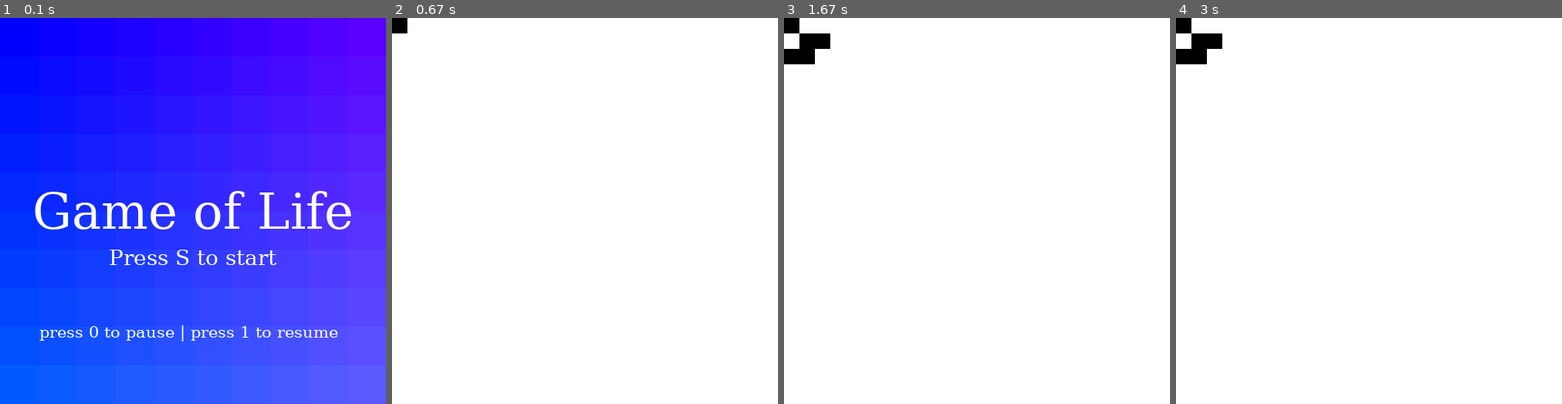
Above: before the commit, frames 1-4 (left to right).
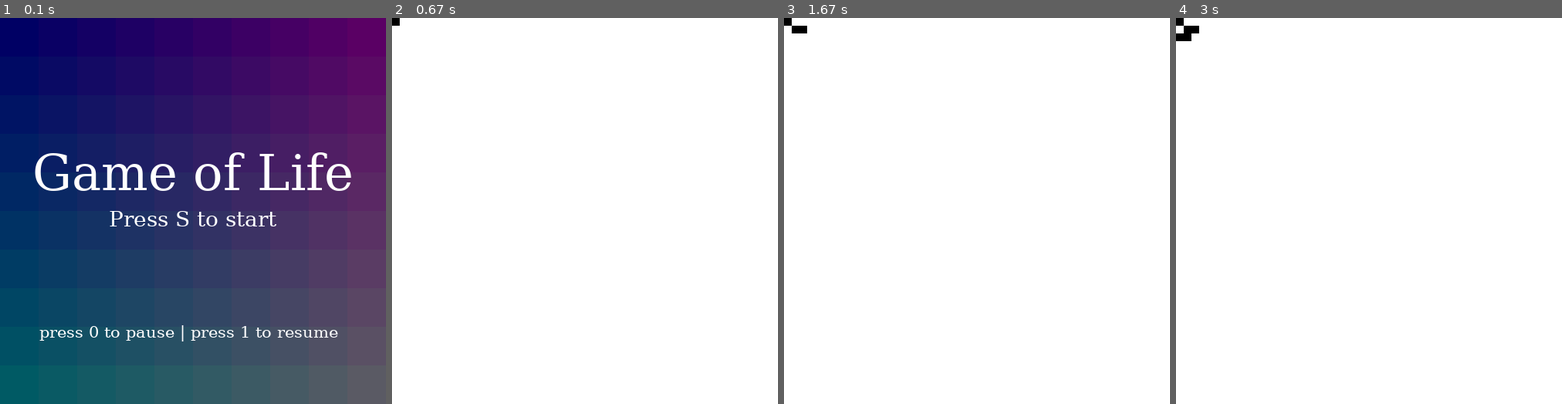
Above: after the commit, the same moments.

Repository: Lukasz-D1/WSB-Jezyki-Obiektowe
Game: pygame game, started from game-of-life/game-of-life/controllers/controller.py
Two runs of this game, one before a commit and one after it. Both use one fixed random seed, a clock stepped at 60 frames per second and the inputs below.
Inputs:
- Up to frame 1 (0.1 s): no input
- Up to frame 2 (0.67 s): tap S at 0.33 s
- Up to frame 3 (1.67 s): no input
- Up to frame 4 (3 s): no input

The runs differ from the first frame. In frame 1, 100% of the frame differs, in the area x 0-100%, y 0-100%; in frame 2, 0.1%; in frame 3, 0.8%; in frame 4, 0.8%.

Commit message:
Final touches to game-of-life

Diff:
--- a/game-of-life/game-of-life/controllers/controller.py
+++ b/game-of-life/game-of-life/controllers/controller.py
@@ -3,9 +3,9 @@
 from views import Visuals
 from random import randint
 
-NUM_ROWS = 25
-NUM_COLS = 25
-SIZE_OF_CELL = 20
+NUM_ROWS = 50       # 10 | 25 | 50
+NUM_COLS = 50       # 10 | 25 | 50
+SIZE_OF_CELL = 10   # 50 | 20 | 10
 
 
 class Controller:
@@ -18,7 +18,7 @@
         self.board = Board(NUM_ROWS, NUM_COLS)
         self.rules = StaticRules()
 
-    def app(self):
+    def app(self, entry_point):
         while self._running:
             for event in pygame.event.get():
                 if event.type == pygame.QUIT:
@@ -30,12 +30,17 @@
                         self.vis.game_running = True
                         self._run_game = True
 
-                        # Entry point (glider):
-                        self.board.matrix[0][0].is_alive = True
-                        self.board.matrix[1][1].is_alive = True
-                        self.board.matrix[1][2].is_alive = True
-                        self.board.matrix[2][0].is_alive = True
-                        self.board.matrix[2][1].is_alive = True
+                        if entry_point == 'glider':
+                            # Entry point (glider):
+                            self.board.matrix[0][0].is_alive = True
+                            self.board.matrix[1][1].is_alive = True
+                            self.board.matrix[1][2].is_alive = True
+                            self.board.matrix[2][0].is_alive = True
+                            self.board.matrix[2][1].is_alive = True
+                        else:
+                            # Entry point (random):
+                            for i in range(200):
+                                self.board.matrix[randint(0, 20)][randint(0, 20)].is_alive = True
                     if event.key == pygame.K_0:
                         self._run_game = False
                     if event.key == pygame.K_1:
@@ -52,7 +57,6 @@
             self._gen += 1
             for i in range(NUM_ROWS):
                 for j in range(NUM_COLS):
-                    #print(self.board.matrix[i][j].x, self.board.matrix[i][j].y, self.board.matrix[i][j].is_alive, self.board.matrix[i][j].cnt)
                     self.rules.check_neighbourhood(self.board, self.board.matrix[i][j].x, self.board.matrix[i][j].y)
                     if self.board.matrix[i][j].is_alive:
                         self.vis.draw_cell(i * SIZE_OF_CELL, j * SIZE_OF_CELL, 1)
@@ -65,4 +69,4 @@
 
 if __name__ == '__main__':
     ctr = Controller()
-    ctr.app()
+    ctr.app('glider')
--- a/game-of-life/game-of-life/main.py
+++ b/game-of-life/game-of-life/main.py
@@ -0,0 +1,29 @@
+from controllers.controller import Controller
+from argparse import ArgumentParser
+
+
+def main():
+    parser = ArgumentParser(description='Jezyki obietkowe - zadanie 2. Celem zadania bylo stworzenie '
+                                        'symulacji automatu komorkowego "Game of Life". W kontrolerze '
+                                        'zdefiniowano parametry NUM_ROWS, NUM_COLS, SIZE_OF_CELL '
+                                        'oznaczajace kolejno liczbe wierszy, liczbe kolumn oraz wielkosc komorki '
+                                        'uzywanej w grze. Zaleca sie modyfikowac te wartosci aby uzyskac '
+                                        'mniejsza/wieksza plansze z uwzglednieniem warunku, '
+                                        'ze okno gry ma wielkosc 500x500 px. Domyslnie ustawiono 50|50|10.')
+    parser.add_argument('--entry_point',
+                        dest='entry_point',
+                        type=str,
+                        choices=['glider', 'random'],
+                        default='random',
+                        help='Ustaw glider jesli chcesz sprawdzic dzialanie typowego glidera z gry w zycie.'
+                             ' Domyslnie random.')
+
+    args = parser.parse_args()
+    entry_point = args.entry_point  # glider | random
+
+    cnt = Controller()
+    cnt.app(entry_point)
+
+
+if __name__ == '__main__':
+    main()
--- a/game-of-life/game-of-life/models/__init__.py
+++ b/game-of-life/game-of-life/models/__init__.py
@@ -1,5 +1,5 @@
-from .cell import Cell, AbstractCell
-from .rules import Rules, AbstractRules, StaticRules
+from .cell import AbstractCell, Cell
+from .rules import AbstractRules, StaticRules
 from .board import Board
 
-__all__ = ['Cell', 'AbstractCell', 'Rules', 'AbstractRules', 'Board', 'StaticRules']
+__all__ = ['Cell', 'AbstractCell', 'AbstractRules', 'Board', 'StaticRules']
--- a/game-of-life/game-of-life/models/board.py
+++ b/game-of-life/game-of-life/models/board.py
@@ -8,3 +8,8 @@
     @property
     def matrix(self):
         return self._matrix
+
+
+if __name__ == '__main__':
+    brd = Board(10, 10)
+    print(brd.matrix)
--- a/game-of-life/game-of-life/models/cell.py
+++ b/game-of-life/game-of-life/models/cell.py
@@ -1,52 +1,12 @@
-from abc import ABC, abstractmethod
+from abc import ABC
 
 
 class AbstractCell(ABC):
-    def __init__(self, x, y):
-        self._is_alive = False
-        self._x = x
-        self._y = y
-        self._cnt = 0
-        #self._rules = Rules(self._x, self._y, board)
-
-    @property
-    def is_alive(self):
-        return self._is_alive
-
-    @is_alive.setter
-    def is_alive(self, val):
-        self._is_alive = val
-
-    @property
-    def x(self):
-        return self._x
-
-    @x.setter
-    def x(self, val):
-        self._x = val
-
-    @property
-    def y(self):
-        return self._y
-
-    @x.setter
-    def y(self, val):
-        self._y = val
-
-    @property
-    def cnt(self):
-        return self._cnt
-
-    @cnt.setter
-    def cnt(self, val):
-        self._cnt = val
-
-    # @property
-    # def rules(self):
-    #     return self._rules
+    def __init__(self):
+        pass
 
 
-class Cell:
+class Cell(AbstractCell):
     def __init__(self, x, y):
         self._is_alive = False
         self._x = x
--- a/game-of-life/game-of-life/models/rules.py
+++ b/game-of-life/game-of-life/models/rules.py
@@ -1,64 +1,9 @@
-from abc import ABC, abstractmethod
+from abc import ABC
 
 
 class AbstractRules(ABC):
     def __init__(self):
         pass
-
-
-class Rules(AbstractRules):
-    def __init__(self, cell_x, cell_y, board):
-        self._cell_x = cell_x
-        self._cell_y = cell_y
-        self._board = board
-
-    def check_neighbourhood(self):
-        cnt = 0
-
-        if self._cell_x != 0:
-            if self._cell_y != 0:
-                if self._board.matrix[self._cell_x - 1][self._cell_y - 1].is_alive:
-                    cnt += 1
-            if self._board.matrix[self._cell_x - 1][self._cell_y].is_alive:
-                cnt += 1
-            if self._cell_y != len(self._board.matrix) - 1:
-                if self._board.matrix[self._cell_x - 1][self._cell_y + 1].is_alive:
-                    cnt += 1
-
-        if self._cell_y != 0:
-            if self._board.matrix[self._cell_x][self._cell_y - 1].is_alive:
-                cnt += 1
-        if self._cell_y != len(self._board.matrix) - 1:
-            if self._board.matrix[self._cell_x][self._cell_y + 1].is_alive:
-                cnt += 1
-
-        if self._cell_x != len(self._board.matrix) - 1:
-            if self._cell_y != 0:
-                if self._board.matrix[self._cell_x + 1][self._cell_y - 1].is_alive:
-                    cnt += 1
-            if self._board.matrix[self._cell_x + 1][self._cell_y].is_alive:
-                cnt += 1
-            if self._cell_y != len(self._board.matrix) - 1:
-                if self._board.matrix[self._cell_x + 1][self._cell_y + 1].is_alive:
-                    cnt += 1
-        if self._cell_x == 1 and self._cell_y == 1:
-            print(cnt)
-
-        if self._board.matrix[self._cell_x][self._cell_y].is_alive:
-            if (cnt < 2) or (cnt > 3):
-                self._board.matrix[self._cell_x][self._cell_y].is_alive = False
-        else:
-            if cnt == 3:
-                self._board.matrix[self._cell_x][self._cell_y].is_alive = True
-
-        # if not self._board.matrix[self._cell_x][self._cell_y].is_alive and cnt == 3:
-        #     self._board.matrix[self._cell_x][self._cell_y].is_alive = True
-        # elif self._board.matrix[self._cell_x][self._cell_y].is_alive and cnt == 2:
-        #     self._board.matrix[self._cell_x][self._cell_y].is_alive = True
-        # elif self._board.matrix[self._cell_x][self._cell_y].is_alive and cnt == 3:
-        #     self._board.matrix[self._cell_x][self._cell_y].is_alive = True
-        # else:
-        #     self._board.matrix[self._cell_x][self._cell_y].is_alive = False
 
 
 class StaticRules:
@@ -100,3 +45,7 @@
         else:
             if board.matrix[i][j].cnt == 3:
                 board.matrix[i][j].is_alive = True
+
+
+if __name__ == '__main__':
+    sru = StaticRules()
--- a/game-of-life/game-of-life/views/game_window.py
+++ b/game-of-life/game-of-life/views/game_window.py
@@ -1,16 +1,21 @@
 import pygame
+
+HEIGHT = 500
+WIDTH = 500
 
 
 class Visuals:
-
     def __init__(self, size_of_cell):
         self._display_text = True
         self._set_bg = True
-        self._screen = pygame.display.set_mode([500, 500])
+
+        self._screen = pygame.display.set_mode([HEIGHT, WIDTH])
         self._size_of_cell = size_of_cell
+
         title_font = pygame.font.SysFont("dejavuserif", 72)
         msg_font = pygame.font.SysFont("dejavuserif", 32)
         controls_font = pygame.font.SysFont("dejavuserif", 24)
+
         self._title = title_font.render("Game of Life", True, (255, 255, 255))
         self._msg = msg_font.render("Press S to start", True, (255, 255, 255))
         self._controls = controls_font.render("press 0 to pause | press 1 to resume", True, (255, 255, 255))
@@ -36,11 +41,11 @@
         if self._set_bg:
             for i in range(10):
                 for j in range(10):
-                    pygame.draw.rect(self._screen, (i * 10, j * 10, 255), (i * 50, j * 50, 50, 50))
+                    pygame.draw.rect(self._screen, (i * 10, j * 10, 100), (i * 50, j * 50, 50, 50))
 
         if self._display_text:
-            self._screen.blit(self._title, (250 - self._title.get_width() / 2, 250 - self._title.get_height() // 2))
-            self._screen.blit(self._msg, (250 - self._msg.get_width() / 2, 310 - self._msg.get_height() // 2))
+            self._screen.blit(self._title, (250 - self._title.get_width() / 2, 200 - self._title.get_height() // 2))
+            self._screen.blit(self._msg, (250 - self._msg.get_width() / 2, 260 - self._msg.get_height() // 2))
             self._screen.blit(self._controls, (160 - self._msg.get_width() / 2, 410 - self._msg.get_height() // 2))
             pygame.display.flip()
 
